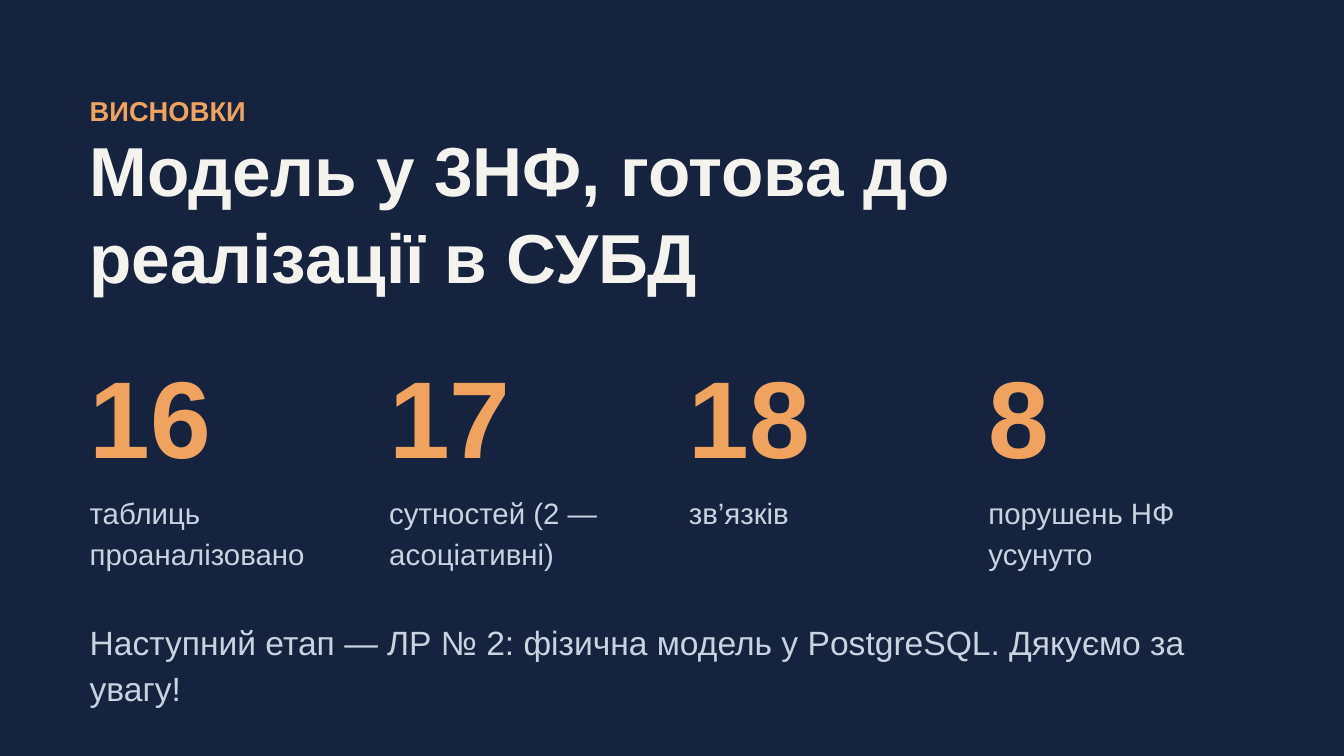
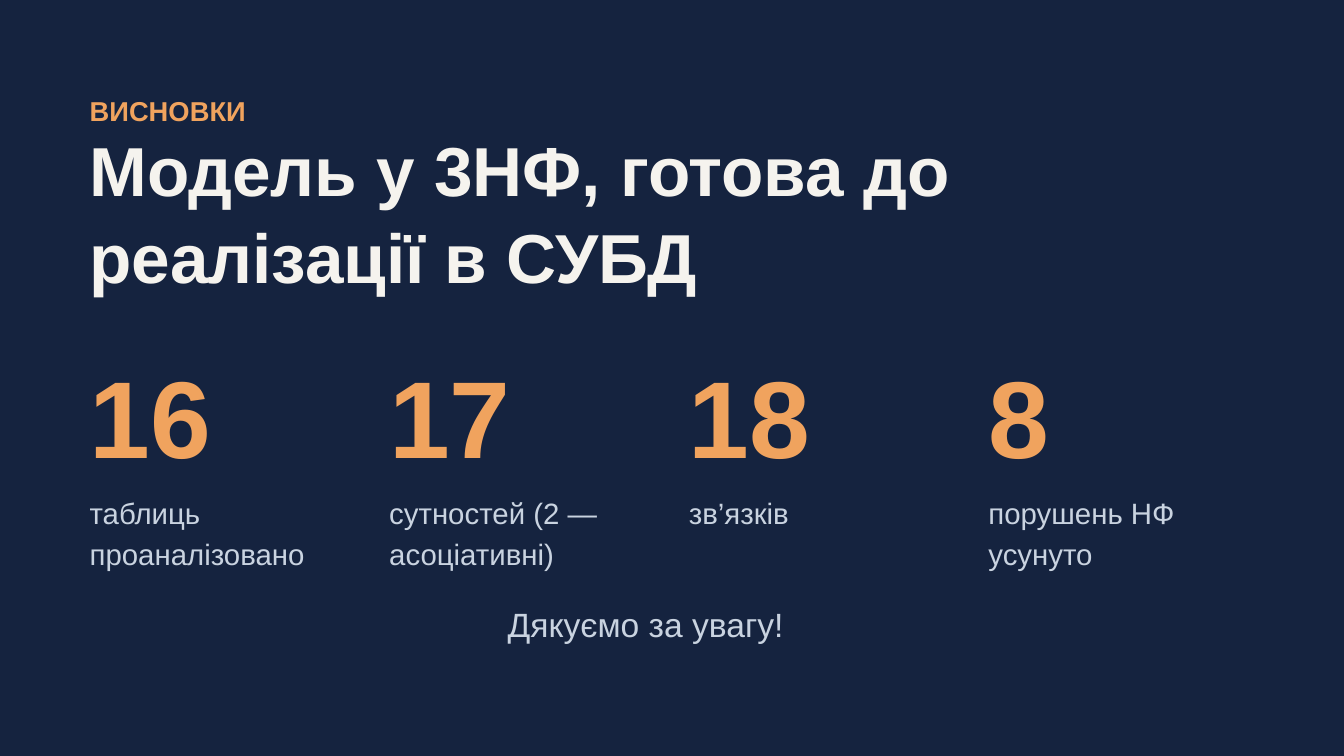
Before and after one commit to ut2ucn-dev/ut2ucn-dev.github.io, a slide deck: slide 12 of docs/db-labs/Презентація_ЛР1.pptx. Drawn at 1344x756 pixels with LibreOffice and Linux fonts; fonts in the diff are those of the drawing. Boxes give left, top, right and bottom in pixels: in the first picture for what was removed or moved away, otherwise in the second. Text is boxed around its words. In the diff, an @@ line names an element or a change of style, - is before the commit and + after.

```diff
--- a/docs/db-labs/Презентація_ЛР1.pptx
+++ b/docs/db-labs/Презентація_ЛР1.pptx
@@ text at [508,614,783,644]: text changed @@
-Наступний етап — ЛР № 2: фізична модель у PostgreSQL. Дякуємо за увагу!
+Дякуємо за увагу!
```
Also in this commit, not shown: 7 other slides changed, 2 slides added, 2 slides removed, 5 other files.
